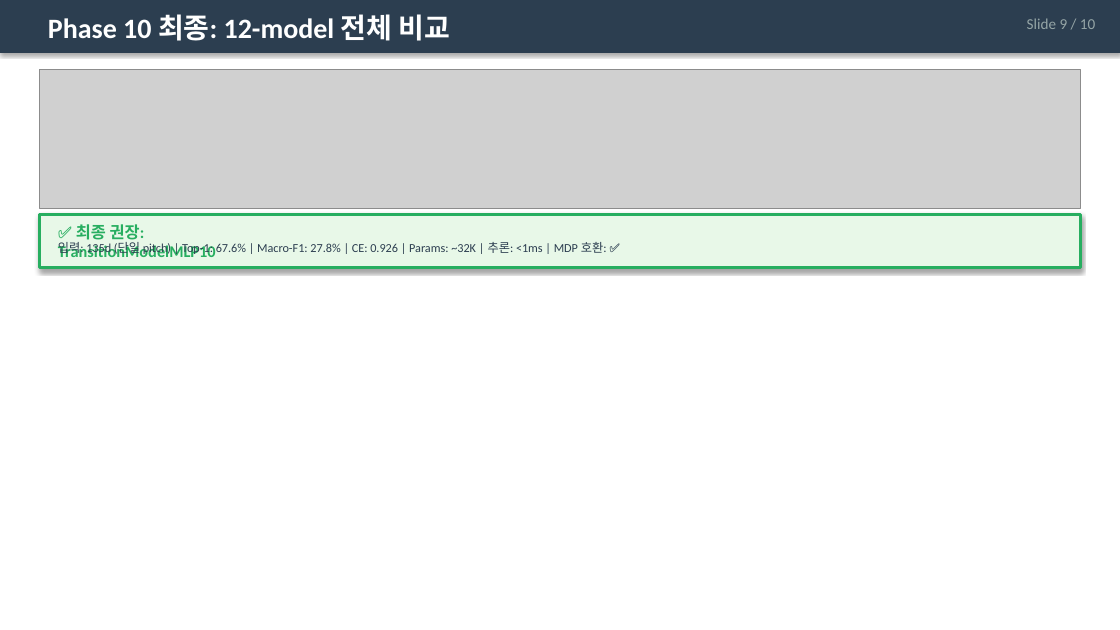
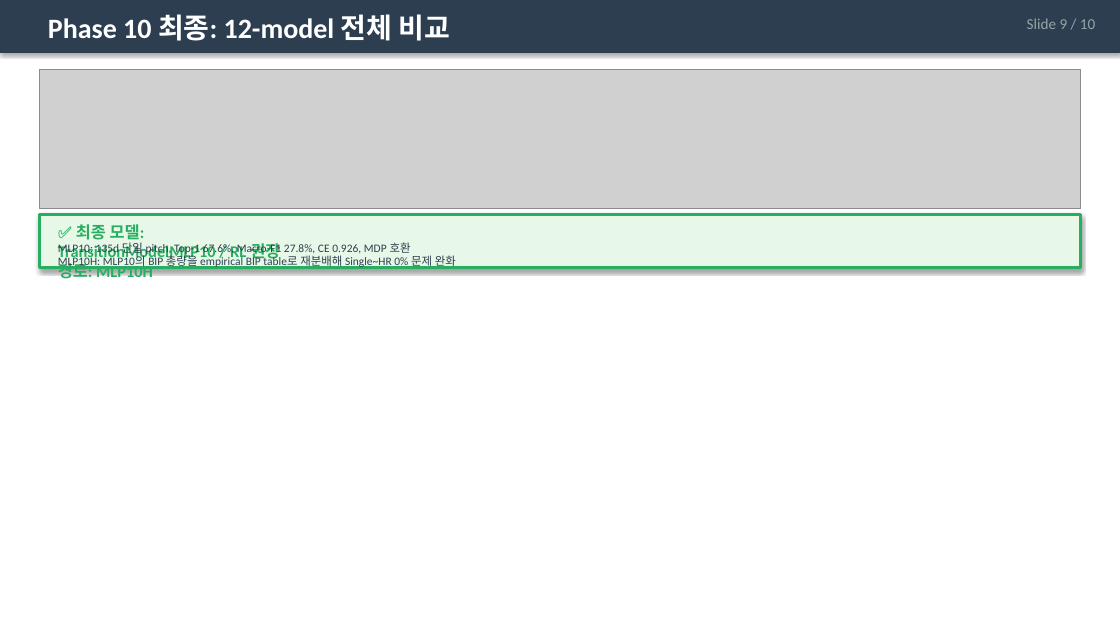
Before and after one commit to Pitcheezy/transition-models, a slide deck: slide 9 of outputs/SmartPitch_TransitionModels_Presentation.pptx. Drawn at 1120x630 pixels with LibreOffice and Linux fonts; fonts in the diff are those of the drawing; grey boxes stand for pictures. Boxes give left, top, right and bottom in pixels: in the first picture for what was removed or moved away, otherwise in the second. Text is boxed around its words. In the diff, an @@ line names an element or a change of style, - is before the commit and + after.

```diff
--- a/outputs/SmartPitch_TransitionModels_Presentation.pptx
+++ b/outputs/SmartPitch_TransitionModels_Presentation.pptx
@@ text at (x1=58, y1=224, x2=280, y2=282): text changed @@
-✅ 최종 권장: TransitionModelMLP10
+✅ 최종 모델: TransitionModelMLP10 / RL 권장 경로: MLP10H
@@ text at (x1=58, y1=240, x2=456, y2=269): text changed; size 10.5 to 9.8 pt @@
-입력: 135d (단일 pitch) | Top-1: 67.6% | Macro-F1: 27.8% | CE: 0.926 | Params: ~32K | 추론: <1ms | MDP 호환: ✅
+MLP10: 135d 단일 pitch, Top-1 67.6%, Macro-F1 27.8%, CE 0.926, MDP 호환
+MLP10H: MLP10의 BIP 총량을 empirical BIP table로 재분배해 Single~HR 0% 문제 완화
```
Also in this commit, not shown: 5 other slides changed, 4 other files.
